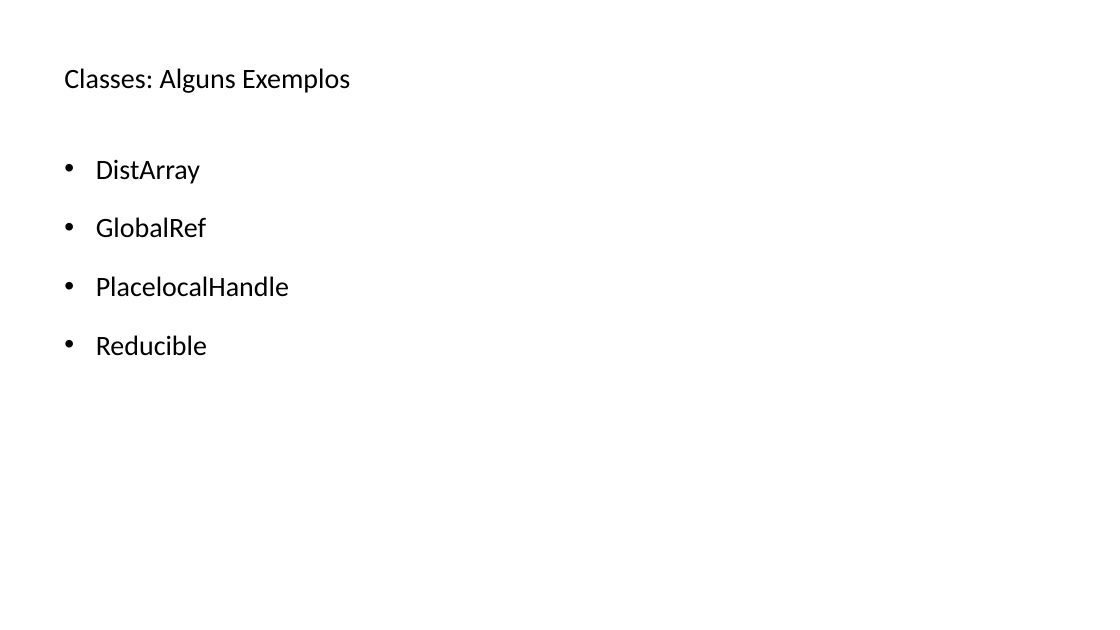
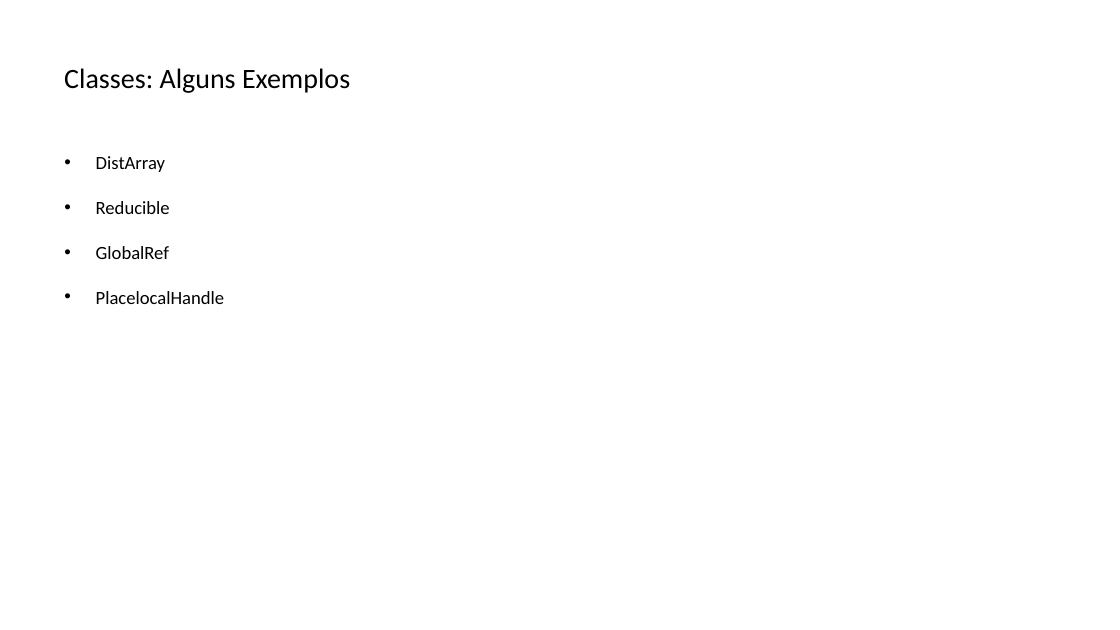
Before and after one commit to lquatrin/inf2591, a slide deck: slide 30 of x10.pptx (slide 29 before the commit). Drawn at 1120x630 pixels with LibreOffice and Linux fonts; fonts in the diff are those of the drawing. Boxes give left, top, right and bottom in pixels: in the first picture for what was removed or moved away, otherwise in the second. Text is boxed around its words. In the diff, an @@ line names an element or a change of style, - is before the commit and + after.

```diff
--- a/x10.pptx
+++ b/x10.pptx
@@ text at (96,156,224,304): size 24 to 16 pt in "DistArray", "GlobalRef", "PlacelocalHandle" @@
@@ text at (96,201,170,214): paragraph added @@
+• Reducible
@@ text at (96,335,207,356): paragraph removed @@
-• Reducible
```
Also in this commit, not shown: 22 other slides changed, 2 slides added, 2 slides removed.
